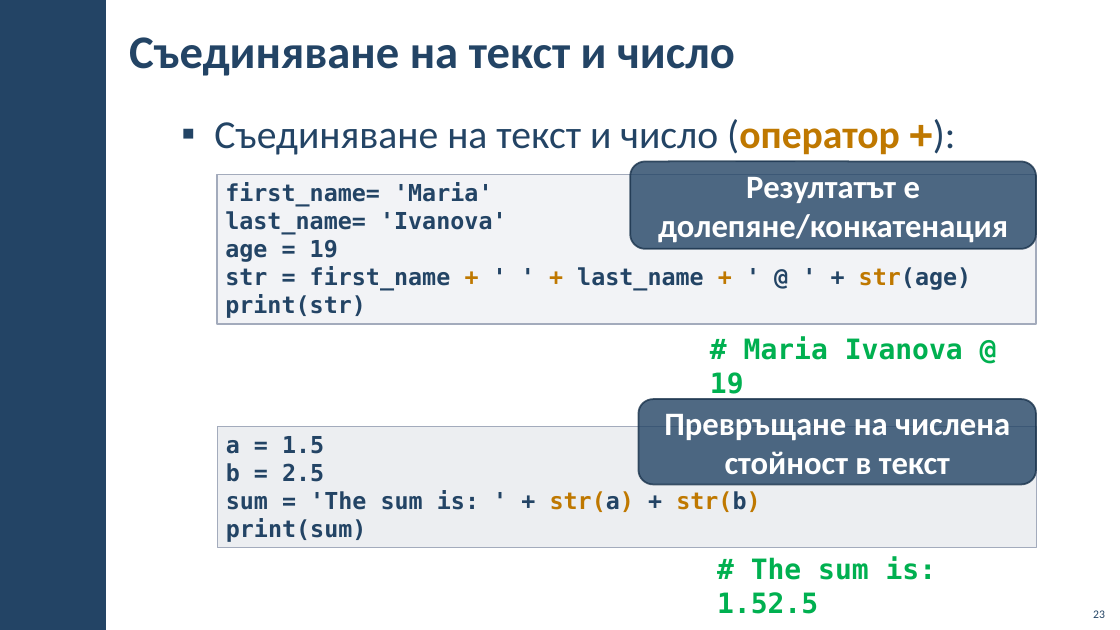
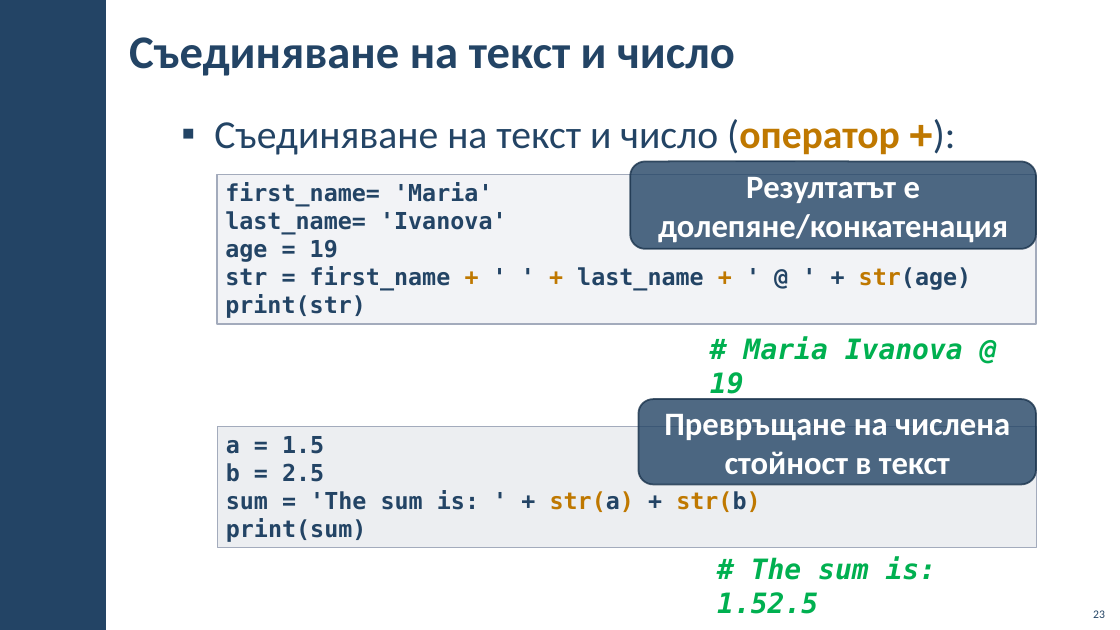
Before and after one commit to BG-IT-Edu/School-Programming, a slide deck: slide 23 of Courses/Computer-Modeling-and-IT/Computer-Modeling-and-IT-6-Class/27-{last-number}-Python/27-Introduction-to-Python/27-Introduction-to-Python.pptx. Drawn at 1120x630 pixels with LibreOffice and Linux fonts; fonts in the diff are those of the drawing; background and template pictures are left out. Boxes give left, top, right and bottom in pixels: in the first picture for what was removed or moved away, otherwise in the second. Text is boxed around its words. In the diff, an @@ line names an element or a change of style, - is before the commit and + after.

```diff
--- a/Courses/Computer-Modeling-and-IT/Computer-Modeling-and-IT-6-Class/27-{last-number}-Python/27-Introduction-to-Python/27-Introduction-to-Python.pptx
+++ b/Courses/Computer-Modeling-and-IT/Computer-Modeling-and-IT-6-Class/27-{last-number}-Python/27-Introduction-to-Python/27-Introduction-to-Python.pptx
@@ text "# Maria Ivanova @ 19" at [710, 337, 963, 399]: italic on @@
@@ text "# The sum is: 1.52.5" at [717, 557, 937, 614]: italic on @@
```
Also in this commit, not shown: 4 other slides changed.
